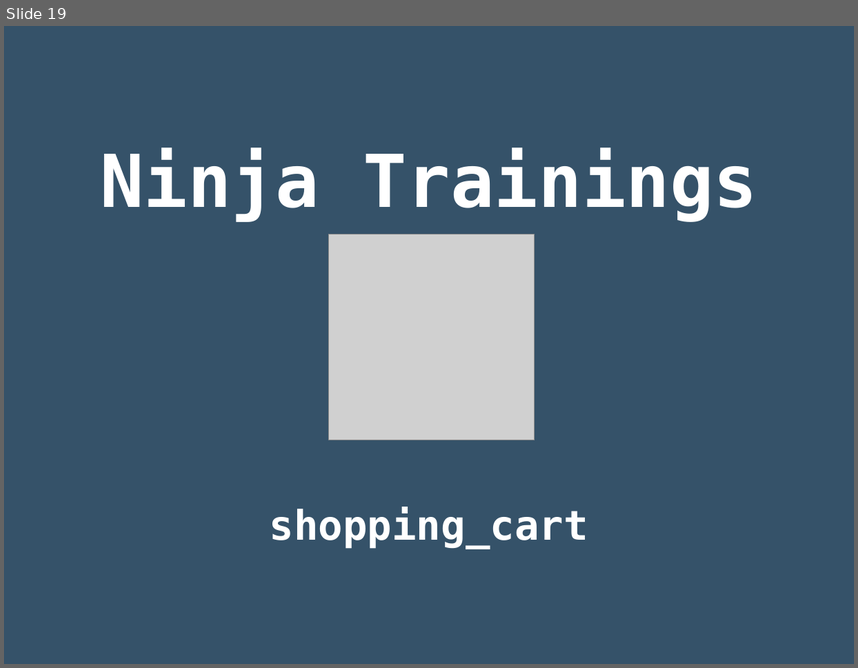
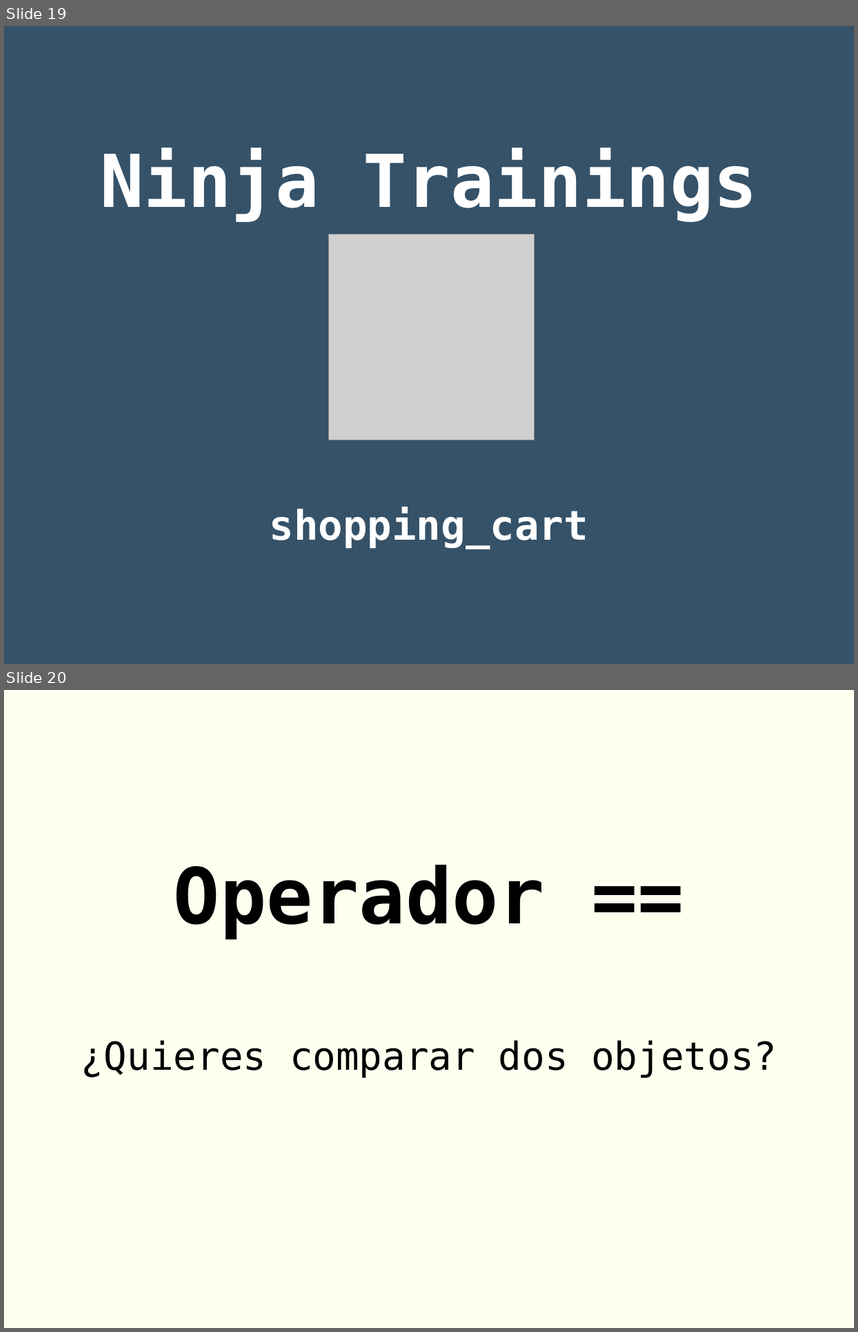
Before and after one commit to rgmf/dwes, a slide deck: unidades/05_poo_en_python/presentacion/01_poo.odp. Shown one above the other, each under a label of ours: slide 19 before the commit, slides 19 and 20 after it. The pictures are 858x668 and 858x1332 pixels, drawn with LibreOffice and Linux fonts; fonts in the diff are those of the drawing; grey boxes stand for pictures. Boxes give left, top, right and bottom in pixels: in the first picture for what was removed or moved away, otherwise in the second. Text is boxed around its words. In the diff, an @@ line names an element or a change of style, - is before the commit and + after.

```diff
--- a/unidades/05_poo_en_python/presentacion/01_poo.odp
+++ b/unidades/05_poo_en_python/presentacion/01_poo.odp
@@ slide 20 added at <box>4,690,854,1328</box>, background #FFFFF0 @@
@@ subtitle added at <box>81,865,777,1078</box>, 36 pt, text #000000 @@
+Operador ==
+¿Quieres comparar dos objetos?
```
Also in this commit, not shown: 5 other slides added, 1 other file.
